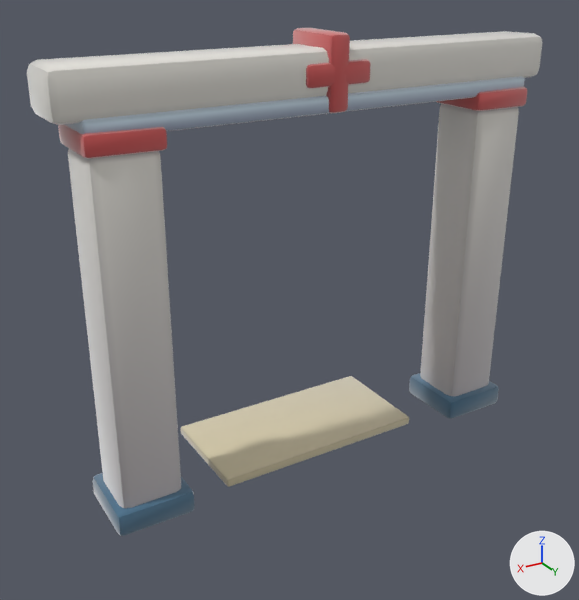
A saved change to the glTF model assets/models/gates/7e8b124b.glb.
One viewpoint serves both versions: a 50 mm camera at (4.19, 6.44, 5.07) aimed at (0.16, -0.28, 1.71). Lighting does not change. The marker at lower right points along +X, +Y and +Z. The first picture is the older version. Vertices at exactly the same position are counted once.

The scene before the commit, as lines of its bpy script (objects in view):
```python
me_gate_7e8b124b = bpy.data.meshes.new('gate_7e8b124b')
me_gate_7e8b124b.from_pydata(...)  # 952 vertices, 1836 faces; spans x -2.61..2.61, y -1.0..0.41, z -0.01..4.45
# faces by material slot: [756, 648, 216, 108, 108]
me_gate_7e8b124b.materials.append(mat_clay__f0ede5_0_93)
me_gate_7e8b124b.materials.append(mat_clay__d95555_0_93)
me_gate_7e8b124b.materials.append(mat_clay__3f6e8c_0_93)
me_gate_7e8b124b.materials.append(mat_clay__cfe3f2_0_93)
me_gate_7e8b124b.materials.append(mat_clay__d8cca8_0_93)
ob_gate_7e8b124b = bpy.data.objects.new('gate_7e8b124b', me_gate_7e8b124b)
ob_gate_7e8b124b.location = (0.0, 0.0, 0.0)
```
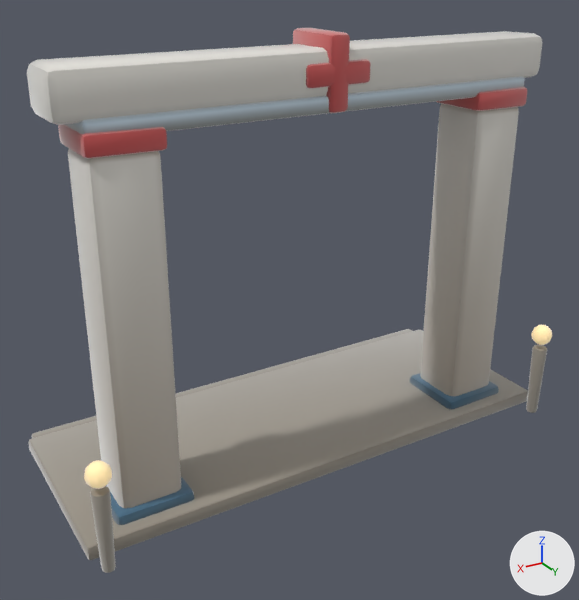
Changed parts and their boxes [x1, y1, x2, y2] in the pictures (579 x 600 px):
'gate_7e8b124b', reshaped (7% taller)
    before: [27, 28, 542, 536]
    after: [27, 28, 552, 573]
part 1 of me_gate_7e8b124b, added
    after: [531, 325, 552, 345]
part 2 of me_gate_7e8b124b, added
    after: [526, 345, 547, 413]
part 3 of me_gate_7e8b124b, added
    after: [90, 486, 116, 573]
part 4 of me_gate_7e8b124b, added
    after: [28, 330, 528, 560]
part 5 of me_gate_7e8b124b, added (mostly hidden)
    after: [32, 329, 412, 438]
part 6 of me_gate_7e8b124b, added (beige)
    after: [84, 460, 112, 489]
part 7 of me_gate_7e8b124b, edited (looks the same)
    both: [27, 30, 542, 525]

The change, as a diff of the scene's bpy script:
```diff
--- a/assets/models/gates/7e8b124b.glb.py
+++ b/assets/models/gates/7e8b124b.glb.py
@@ mat_clay__b9b2a2_0_93 @@
+mat_clay__b9b2a2_0_93 = bpy.data.materials.new('clay_#B9B2A2_0.93_-')
+# nodes: BsdfPrincipled, Mix, OutputMaterial, VertexColor
+# colours: grey #b9b2a2, mixed with the vertex colours
@@ mat_clay__ffe2a8_0_95__ffe2a8 @@
+mat_clay__ffe2a8_0_95__ffe2a8 = bpy.data.materials.new('clay_#FFE2A8_0.95_#FFE2A8')
+# nodes: BsdfPrincipled, Mix, OutputMaterial, VertexColor
+# colours: beige #bca67a, beige #ffe2a8, mixed with the vertex colours
@@ mat_clay__9e978a_0_93 @@
+mat_clay__9e978a_0_93 = bpy.data.materials.new('clay_#9E978A_0.93_-')
+# nodes: BsdfPrincipled, Mix, OutputMaterial, VertexColor
+# colours: grey #9e978a, mixed with the vertex colours
@@ me_gate_7e8b124b @@
 # used by ob_gate_7e8b124b; location = (0.0, 0.0, 0.0)
-me_gate_7e8b124b.from_pydata(...)  # 952 vertices, 1836 faces; spans x -2.61..2.61, y -1.0..0.41, z -0.01..4.45
+me_gate_7e8b124b.from_pydata(...)  # 1452 vertices, 2808 faces; spans x -2.79..2.79, y -1.71..0.84, z -0.01..4.45
+# me_gate_7e8b124b part 1: a new loose piece, a UV sphere (10 segments, 6 rings, poles along z) spanning x -2.78..-2.53, y 0.61..0.84, z 0.9..1.14, in mat_clay__ffe2a8_0_95__ffe2a8
+# me_gate_7e8b124b part 2: a new loose piece of 114 vertices spanning x -2.74..-2.57, y 0.64..0.81, z -0.01..0.87, in mat_clay__9e978a_0_93
+# me_gate_7e8b124b part 3: a new loose piece of 114 vertices spanning x 2.57..2.74, y 0.64..0.81, z 0.0..0.86, in mat_clay__9e978a_0_93
+# me_gate_7e8b124b part 4: a new loose piece of 56 vertices spanning x -2.79..2.79, y -1.55..0.55, z 0.0..0.16, in mat_clay__9e978a_0_93
+# me_gate_7e8b124b part 5: a new loose piece of 56 vertices spanning x -2.72..2.71, y -1.71..-1.37, z 0.0..0.12, in mat_clay__9e978a_0_93
+# me_gate_7e8b124b part 6: a new loose piece of 52 vertices spanning x 2.54..2.78, y 0.61..0.84, z 0.9..1.14, in mat_clay__ffe2a8_0_95__ffe2a8
+# me_gate_7e8b124b part 7: 1797 kept faces spanning x -2.61..2.61, y -1.0..0.41, z -0.01..4.44 get new vertex colours
+# other edits to the shape of me_gate_7e8b124b do not show in these pictures
 me_gate_7e8b124b.materials.append(mat_clay__f0ede5_0_93)
@@ me_gate_7e8b124b @@
 me_gate_7e8b124b.materials.append(mat_clay__d8cca8_0_93)
+me_gate_7e8b124b.materials.append(mat_clay__9e978a_0_93)
+me_gate_7e8b124b.materials.append(mat_clay__b9b2a2_0_93)
+me_gate_7e8b124b.materials.append(mat_clay__ffe2a8_0_95__ffe2a8)
```
